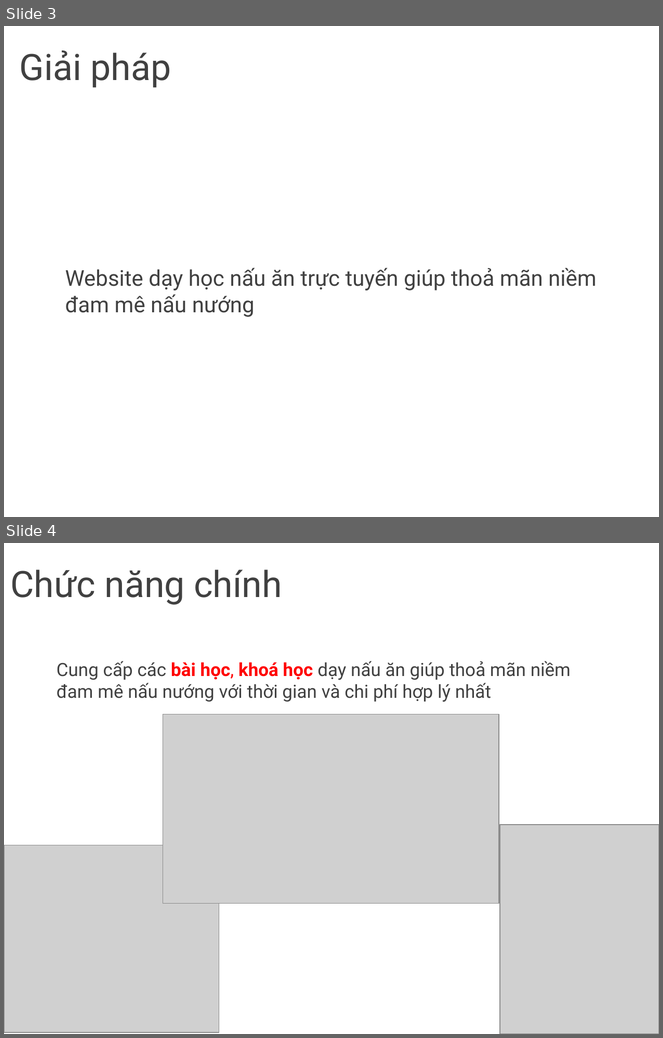
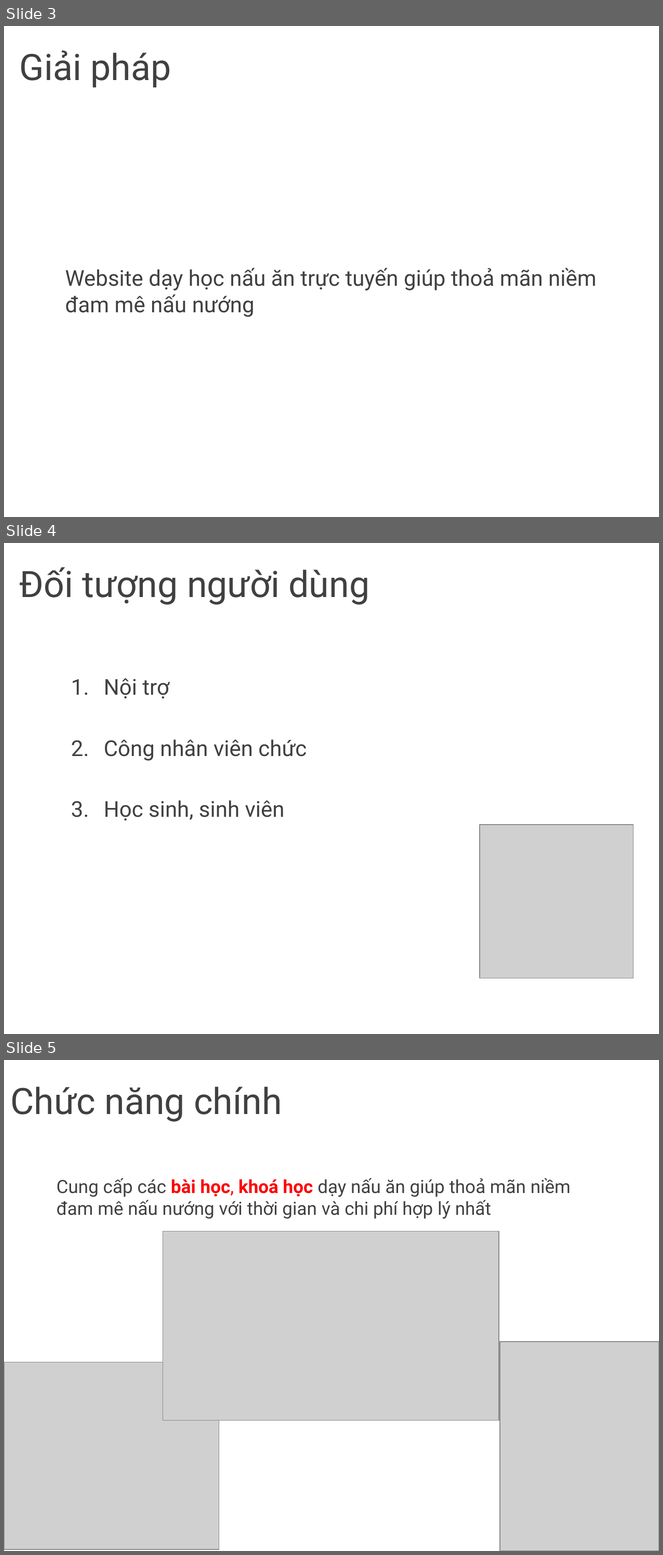
Before and after one commit to vmhung93/15hcb2-tkgd, a slide deck: PA2/Nhom14-PA2-Presentation.pptx. Shown one above the other, each under a label of ours: slides 3 and 4 before the commit, slides 3, 4 and 5 after it. The pictures are 663x1038 and 663x1555 pixels, drawn with LibreOffice and Linux fonts; fonts in the diff are those of the drawing; grey boxes stand for pictures; background and template pictures are left out. Boxes give left, top, right and bottom in pixels: in the first picture for what was removed or moved away, otherwise in the second. Text is boxed around its words. In the diff, an @@ line names an element or a change of style, - is before the commit and + after.

```diff
--- a/PA2/Nhom14-PA2-Presentation.pptx
+++ b/PA2/Nhom14-PA2-Presentation.pptx
@@ slide 4 added at (4,543,659,1034), background picture (left out) @@
@@ title added at (20,567,370,605), 40 pt, text #404040 @@
+Đối tượng người dùng
@@ text added at (104,678,307,821), 24 pt, text #404040 @@
+1. Nội trợ
+2. Công nhân viên chức
+3. Học sinh, sinh viên
@@ picture added at (480,825,633,978) @@
@@ what was slide 4 is now slide 5 @@
```
Also in this commit, not shown: 2 slides changed, 2 other slides added, 1 other file.
